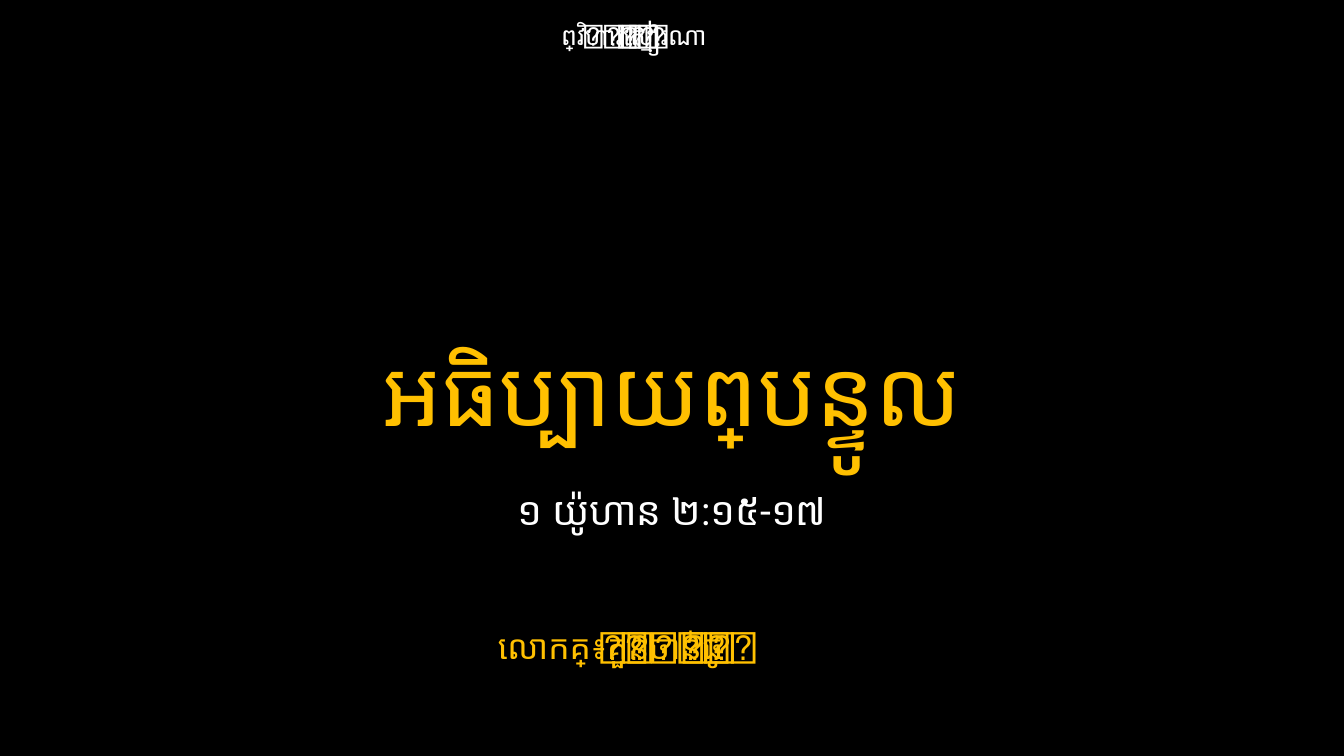
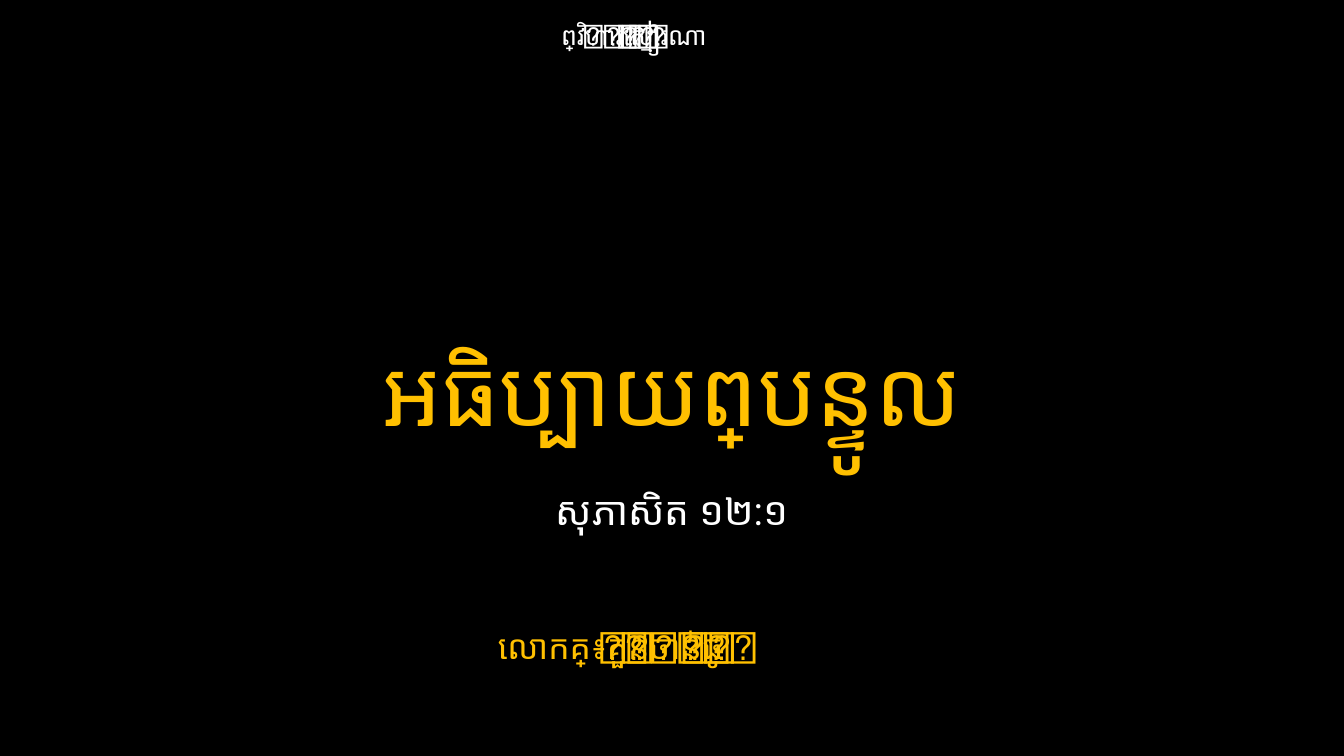
Before and after one commit to phearak2003/youth_worship, a slide deck: slide 11 of Youth Worship.pptx. Drawn at 1344x756 pixels with LibreOffice and Linux fonts; fonts in the diff are those of the drawing. Boxes give left, top, right and bottom in pixels: in the first picture for what was removed or moved away, otherwise in the second. Text is boxed around its words. In the diff, an @@ line names an element or a change of style, - is before the commit and + after.

```diff
--- a/Youth Worship.pptx
+++ b/Youth Worship.pptx
@@ text at [556, 491, 788, 535]: text changed @@
-១ យ៉ូហាន ២:១៥-១៧
+សុភាសិត ១២:១
```
Also in this commit, not shown: 28 other slides changed.
